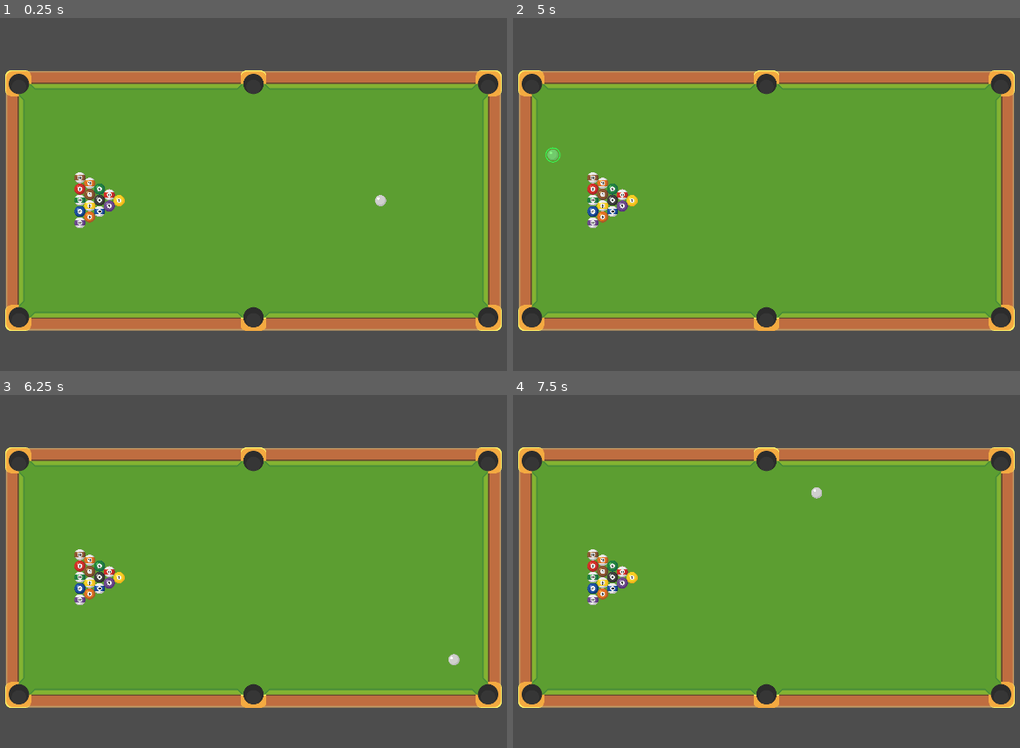
Above: before the commit, frames 1-4 (two rows, left to right).
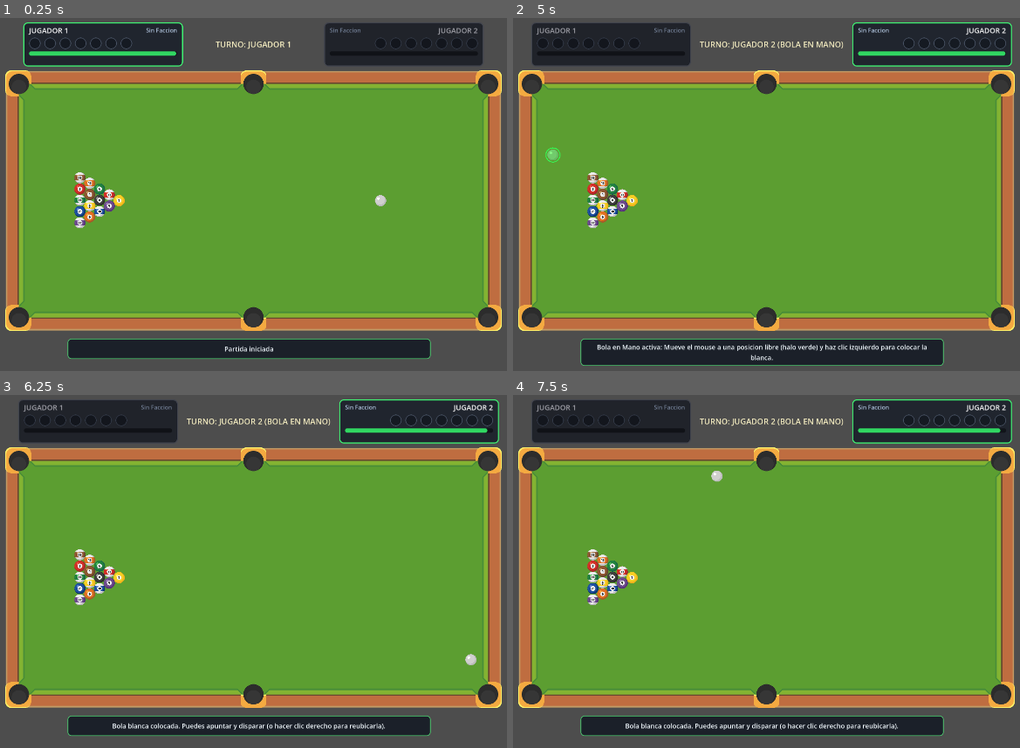
Above: after the commit, the same moments.

Repository: acloshh/Pool
Game: Godot game, scene res://scenes/main.tscn
Same seed, same stepped clock (60 frames per second), same inputs: the game is played once before the commit and once after it.
Inputs (mouse positions are in pixels of both pictures, inside the frame that each line leads up to):
- Up to frame 1 (0.25 s): no input
- Up to frame 2 (5 s): tap Enter at 0.5, 3.5 s; move the mouse to (913, 194) at 0.52 s; click (913, 194) at 0.67 s; tap Space at 1.25, 4.25 s; move the mouse to (624, 233) at 1.27 s; click (624, 233) at 1.42 s; move the mouse to (832, 127) at 2.02 s; click (832, 127) at 2.17 s; move the mouse to (725, 293) at 2.77 s; click (725, 293) at 2.92 s; move the mouse to (969, 272) at 3.52 s; click (969, 272) at 3.67 s; move the mouse to (553, 155) at 4.27 s; click (553, 155) at 4.42 s
- Up to frame 3 (6.25 s): move the mouse to (283, 589) at 5.02 s; click (283, 589) at 5.17 s; move the mouse to (147, 493) at 5.77 s; click (147, 493) at 5.92 s
- Up to frame 4 (7.5 s): move the mouse to (913, 571) at 6.52 s; click (913, 571) at 6.67 s; move the mouse to (624, 610) at 7.27 s; click (624, 610) at 7.42 s

The runs differ from the first frame. In frame 1, 12% of the frame differs, in the area x 4-96%, y 1-97%; in frame 2, 13%, in the area x 3-99%, y 1-99%; in frame 3, 12%; in frame 4, 12%.

Commit message:
Corrige precision fisica del disparo, normal de impacto TOI y linea predictiva
Elimina la friccion tangencial entre bolas (friction = 0.0), bloquea la rotacion parásita en 2D (lock_rotation = true) y normaliza el CollisionShape2D a escala (1, 1) con radio exacto de 15.44 px. Sincroniza el vector de disparo con la ultima direccion apuntada, agrega correccion sub-frame de Tiempo de Impacto (TOI) en _integrate_forces para que la normal del primer choque coincida exactamente con la Ghost Ball, e integra cast_motion e intersect_shape para colisiones contra bandas y validacion de Bola en Mano.

Diff:
--- a/scenes/bola_blanca.tscn
+++ b/scenes/bola_blanca.tscn
@@ -4,17 +4,18 @@
 [ext_resource type="Texture2D" uid="uid://c2bu4ojrfgaly" path="res://assets/Pool/cue_ball_plain.png" id="2_js7bc"]
 
 [sub_resource type="PhysicsMaterial" id="PhysicsMaterial_wwa5j"]
-friction = 0.5
+friction = 0.0
 bounce = 0.7
 
 [sub_resource type="CircleShape2D" id="CircleShape2D_yfaq3"]
-radius = 257.31693
+radius = 15.44
 
 [node name="BolaBlanca" type="RigidBody2D" unique_id=1862261123]
 collision_layer = 2
 collision_mask = 3
 physics_material_override = SubResource("PhysicsMaterial_wwa5j")
 gravity_scale = 0.0
+lock_rotation = true
 continuous_cd = 2
 linear_damp = 1.2
 script = ExtResource("1_wwa5j")
@@ -25,7 +26,6 @@
 texture = ExtResource("2_js7bc")
 
 [node name="CollisionShape2D" type="CollisionShape2D" parent="." unique_id=1408515985]
-scale = Vector2(0.06, 0.06)
 shape = SubResource("CircleShape2D_yfaq3")
 
 [node name="LineaApunte" type="Line2D" parent="." unique_id=1398839297]
--- a/scenes/bola_color.tscn
+++ b/scenes/bola_color.tscn
@@ -4,17 +4,18 @@
 [ext_resource type="Texture2D" uid="uid://cd57vbm7hu3dx" path="res://assets/Pool/pool_ball_plain_1.png" id="2_omhd6"]
 
 [sub_resource type="PhysicsMaterial" id="PhysicsMaterial_wwa5j"]
-friction = 0.5
+friction = 0.0
 bounce = 0.7
 
 [sub_resource type="CircleShape2D" id="CircleShape2D_yfaq3"]
-radius = 257.31693
+radius = 15.44
 
 [node name="BolaColor" type="RigidBody2D" unique_id=1862261123]
 collision_layer = 2
 collision_mask = 3
 physics_material_override = SubResource("PhysicsMaterial_wwa5j")
 gravity_scale = 0.0
+lock_rotation = true
 continuous_cd = 2
 linear_damp = 1.2
 script = ExtResource("1_omhd6")
@@ -24,5 +25,4 @@
 texture = ExtResource("2_omhd6")
 
 [node name="CollisionShape2D" type="CollisionShape2D" parent="." unique_id=1408515985]
-scale = Vector2(0.06, 0.06)
 shape = SubResource("CircleShape2D_yfaq3")
--- a/scenes/main.tscn
+++ b/scenes/main.tscn
@@ -21,6 +21,7 @@
 [ext_resource type="Texture2D" uid="uid://bxdsinb52c4ip" path="res://assets/Pool/pool_ball_plain_14.png" id="18_fv21b"]
 [ext_resource type="Texture2D" uid="uid://f013r8b0881s" path="res://assets/Pool/pool_ball_plain_6.png" id="19_tel4y"]
 [ext_resource type="Texture2D" uid="uid://0kca4ynacd1c" path="res://assets/Pool/pool_ball_plain_13.png" id="20_qkpxi"]
+[ext_resource type="Script" uid="uid://b5ukcuik5w1p6" path="res://scripts/hud_juego.gd" id="22_jscy8"]
 
 [sub_resource type="TileSetAtlasSource" id="TileSetAtlasSource_0wfyh"]
 texture = ExtResource("1_o5qli")
@@ -213,3 +214,4 @@
 limit_bottom = 1080
 
 [node name="UI" type="CanvasLayer" parent="." unique_id=225652812]
+script = ExtResource("22_jscy8")
--- a/scripts/bola_blanca.gd
+++ b/scripts/bola_blanca.gd
@@ -19,6 +19,8 @@
 var esta_apuntando: bool = false
 var multiplicador_potencia: float = 15.0
 var distancia_maxima_arrastre: float = 200.0
+var direccion_apunte_actual: Vector2 = Vector2.ZERO
+var distancia_apunte_actual: float = 0.0
 
 var fue_embolsada: bool = false
 var posicion_reaparicion: Vector2 = Vector2.INF
@@ -82,6 +84,43 @@
 		detener_pendiente = false
 
 	if tipo_bola == TipoBola.BLANCA and monitoreando_primer_contacto and not primer_contacto_registrado:
+		# Correccion sub-frame de Tiempo de Impacto (TOI) para evitar que la penetracion discreta
+		# a alta velocidad desvie la normal del primer choque respecto a la Ghost Ball predicha.
+		var velocidad_actual: Vector2 = estado_fisico.linear_velocity
+		if velocidad_actual.length_squared() > 25.0:
+			var dir_vel: Vector2 = velocidad_actual.normalized()
+			var pos_actual: Vector2 = estado_fisico.transform.origin
+			var gestor: GestorJuego = _obtener_gestor()
+			var bola_mas_temprana: Bola = null
+			var mayor_retroceso: float = 0.0
+
+			if gestor and gestor.nodo_bolas:
+				for nodo in gestor.nodo_bolas.get_children():
+					if nodo is Bola:
+						var otra: Bola = nodo as Bola
+						if otra == self or otra.fue_embolsada:
+							continue
+						var hacia_otra: Vector2 = otra.global_position - pos_actual
+						var radio_comb: float = radio_mundo + otra.radio_mundo
+						var dist_cuad: float = hacia_otra.length_squared()
+						if dist_cuad < (radio_comb * radio_comb) - 0.01:
+							var proyeccion: float = hacia_otra.dot(dir_vel)
+							var dist_perp_cuad: float = dist_cuad - (proyeccion * proyeccion)
+							var radio_objetivo: float = radio_comb - 0.04
+							if dist_perp_cuad < radio_objetivo * radio_objetivo:
+								var retroceso: float = sqrt(max(0.0, (radio_objetivo * radio_objetivo) - dist_perp_cuad)) - proyeccion
+								if retroceso > mayor_retroceso:
+									mayor_retroceso = retroceso
+									bola_mas_temprana = otra
+
+			if bola_mas_temprana != null and mayor_retroceso > 0.0:
+				var pos_contacto_exacto: Vector2 = pos_actual - (dir_vel * mayor_retroceso)
+				estado_fisico.transform = Transform2D(0.0, pos_contacto_exacto)
+				primer_contacto_registrado = true
+				monitoreando_primer_contacto = false
+				primera_bola_contactada.emit(bola_mas_temprana)
+				return
+
 		var cantidad_contactos: int = estado_fisico.get_contact_count()
 		for i in range(cantidad_contactos):
 			var objeto: Object = estado_fisico.get_contact_collider_object(i)
@@ -125,11 +164,11 @@
 func detener_completamente() -> void:
 	if fue_embolsada:
 		return
+	detener_pendiente = true
 	linear_velocity = Vector2.ZERO
 	angular_velocity = 0.0
 	PhysicsServer2D.body_set_state(get_rid(), PhysicsServer2D.BODY_STATE_LINEAR_VELOCITY, Vector2.ZERO)
 	PhysicsServer2D.body_set_state(get_rid(), PhysicsServer2D.BODY_STATE_ANGULAR_VELOCITY, 0.0)
-	detener_pendiente = false
 
 func limpiar_estados_pendientes() -> void:
 	detener_pendiente = false
@@ -154,6 +193,8 @@
 	esta_apuntando = false
 	hay_impacto_proyectado = false
 	impacto_es_contra_bola = false
+	direccion_apunte_actual = Vector2.ZERO
+	distancia_apunte_actual = 0.0
 	if linea_apunte:
 		linea_apunte.visible = false
 	queue_redraw()
@@ -197,6 +238,7 @@
 					return
 				if linear_velocity.length() < 5.0:
 					esta_apuntando = true
+					_actualizar_linea_predictiva()
 			else:
 				if esta_apuntando:
 					disparar()
@@ -232,6 +274,8 @@
 	var distancia: float = clamp(vector_arrastre.length(), 0.0, distancia_maxima_arrastre)
 
 	if distancia < UMBRAL_MINIMO_ARRASTRE:
+		direccion_apunte_actual = Vector2.ZERO
+		distancia_apunte_actual = 0.0
 		linea_apunte.visible = false
 		hay_impacto_proyectado = false
 		impacto_es_contra_bola = false
@@ -239,6 +283,8 @@
 		return
 
 	var direccion_apunte: Vector2 = vector_arrastre.normalized()
+	direccion_apunte_actual = direccion_apunte
+	distancia_apunte_actual = distancia
 	var alcance_maximo: float = max(distancia * 4.5, 160.0)
 
 	# 1. Calculo analitico exacto contra todas las bolas activas (interseccion rayo-circulo de radio 2*R)
@@ -264,8 +310,19 @@
 						distancia_impacto_bola = dist_contacto
 						bola_impactada = otra
 
-	# 2. Calculo exacto de impacto contra los limites internos de las bandas de la mesa
+	# 2. Barrido fisico volumetrico (cast_motion) contra las bandas reales (incluyendo biseles)
 	var distancia_impacto_banda: float = _calcular_distancia_a_banda(global_position, direccion_apunte)
+	if forma_barrido and get_world_2d():
+		var espacio: PhysicsDirectSpaceState2D = get_world_2d().direct_space_state
+		var parametros_banda: PhysicsShapeQueryParameters2D = PhysicsShapeQueryParameters2D.new()
+		parametros_banda.shape = forma_barrido
+		parametros_banda.transform = Transform2D(0.0, global_position)
+		parametros_banda.motion = direccion_apunte * alcance_maximo
+		parametros_banda.collision_mask = 1
+		parametros_banda.exclude = [get_rid()]
+		var resultado_barrido: PackedFloat32Array = espacio.cast_motion(parametros_banda)
+		if resultado_barrido.size() >= 2 and resultado_barrido[0] < 1.0:
+			distancia_impacto_banda = min(distancia_impacto_banda, resultado_barrido[0] * alcance_maximo)
 
 	var distancia_obstaculo: float = min(distancia_impacto_bola, distancia_impacto_banda)
 	var distancia_final: float = min(alcance_maximo, distancia_obstaculo)
@@ -337,11 +394,9 @@
 	if gestor and not gestor.puede_iniciar_apunte():
 		return
 
-	var pos_mouse: Vector2 = get_global_mouse_position()
-	var vector_arrastre: Vector2 = global_position - pos_mouse
-	var distancia: float = clamp(vector_arrastre.length(), 0.0, distancia_maxima_arrastre)
-
-	if distancia < UMBRAL_MINIMO_ARRASTRE:
+	var direccion_apunte: Vector2 = direccion_apunte_actual
+	var distancia: float = distancia_apunte_actual
+	if distancia < UMBRAL_MINIMO_ARRASTRE or direccion_apunte == Vector2.ZERO:
 		return
 
 	limpiar_estados_pendientes()
@@ -349,10 +404,15 @@
 	monitoreando_primer_contacto = true
 	sleeping = false
 
+	# Garantizar reposo absoluto antes de aplicar el impulso central para evitar desvios residuales
+	linear_velocity = Vector2.ZERO
+	angular_velocity = 0.0
+	PhysicsServer2D.body_set_state(get_rid(), PhysicsServer2D.BODY_STATE_LINEAR_VELOCITY, Vector2.ZERO)
+	PhysicsServer2D.body_set_state(get_rid(), PhysicsServer2D.BODY_STATE_ANGULAR_VELOCITY, 0.0)
+
 	if gestor:
 		gestor.registrar_tiro()
 
-	var direccion_apunte: Vector2 = vector_arrastre.normalized()
 	var impulso: Vector2 = direccion_apunte * distancia * multiplicador_potencia
 	apply_central_impulse(impulso)
 
--- a/scripts/gestor_juego.gd
+++ b/scripts/gestor_juego.gd
@@ -145,6 +145,20 @@
 func validar_distancia_bolas_y_troneras(posicion_evaluar: Vector2, radio_bola: float, ignorar_bola: Bola) -> bool:
 	if not LIMITES_MESA_INTERNA.has_point(posicion_evaluar):
 		return false
+
+	if ignorar_bola and ignorar_bola.get_world_2d():
+		var espacio: PhysicsDirectSpaceState2D = ignorar_bola.get_world_2d().direct_space_state
+		var parametros: PhysicsShapeQueryParameters2D = PhysicsShapeQueryParameters2D.new()
+		var circulo_consulta: CircleShape2D = CircleShape2D.new()
+		circulo_consulta.radius = radio_bola + 1.5
+		parametros.shape = circulo_consulta
+		parametros.transform = Transform2D(0.0, posicion_evaluar)
+		parametros.collision_mask = 1 | 2 | 4
+		parametros.collide_with_bodies = true
+		parametros.collide_with_areas = true
+		parametros.exclude = [ignorar_bola.get_rid()]
+		if espacio.intersect_shape(parametros, 1).size() > 0:
+			return false
 
 	var distancia_minima_bolas: float = (radio_bola * 2.0) + 2.0
 	for nodo in nodo_bolas.get_children():
Not shown, added: scripts/hud_juego.gd.uid
